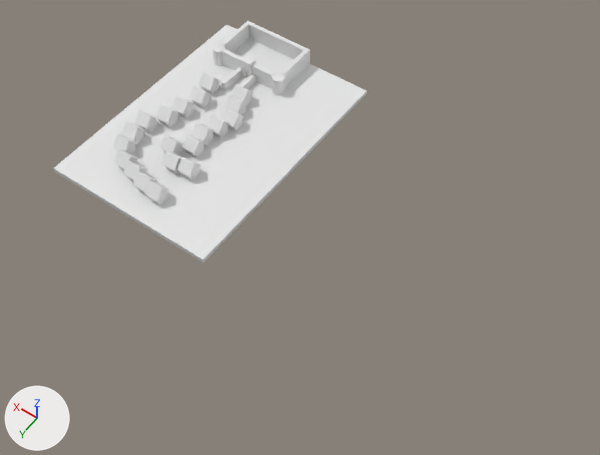
Before and after pictures for a commit that changed the Blender file Terrain.blend.
The view is the same before and after, from a 50 mm camera at (-188.0, 224.0, 259.0) aimed at (-72.0, 61.0, 2.0). The lights are fixed; the arrows at lower left show +X, +Y and +Z.

In view in the first picture: 'Castle', 'Terrain'.
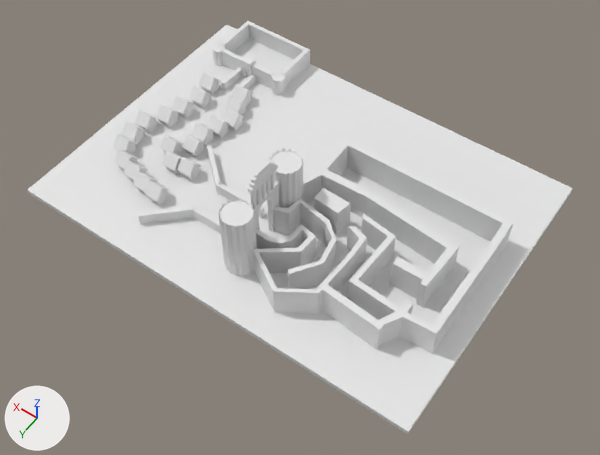
Pixel boxes [x1, y1, x2, y2] of what changed, in the pictures (600 x 455 px):
'Terrain', reshaped (74% wider, 72% taller): before [53, 25, 367, 263]; after [27, 25, 573, 434]
'Maze', added: after [253, 135, 514, 354]
'BigColumn1', added: after [218, 198, 257, 276]
'Bridge', added: after [138, 145, 264, 234]
'BigColumn2', added: after [269, 148, 303, 208]
'Enterance', added: after [248, 160, 280, 232]

The edits, one by one:
me_terrain has 8 vertices, 6 faces and spans x -51.2..29.9, y -57.9..57.9, z -3.0..-1.0.
me_terrain is used by ob_terrain; location (1.5, 35.7, 1.0).
Part 1, on me_terrain:
Vertex 0 of me_terrain moves from (-51.2, -57.9, -3.0) at pixel (366, 93) to (-151.3, -57.9, -3.0) at pixel (571, 191).
Vertex 1 of me_terrain moves from (-51.2, -57.9, -1.0) at pixel (366, 90) to (-151.3, -57.9, -1.0) at pixel (572, 188).
Vertex 2 of me_terrain moves from (-51.2, 57.9, -3.0) at pixel (203, 262) to (-151.3, 72.6, -3.0) at pixel (407, 434).
Vertex 3 of me_terrain moves from (-51.2, 57.9, -1.0) at pixel (203, 259) to (-151.3, 72.6, -1.0) at pixel (408, 431).
Vertex 6 of me_terrain moves from (29.9, 57.9, -3.0) at pixel (54, 171) to (29.9, 72.6, -3.0) at pixel (28, 193).
Vertex 7 of me_terrain moves from (29.9, 57.9, -1.0) at pixel (53, 168) to (29.9, 72.6, -1.0) at pixel (27, 189).
Mesh me_plane is new.
It has 198 vertices, 178 faces and spans x -72.3..8.8, y -58.3..19.6, z 0.0..13.4.
Mesh me_cylinder is new.
It has 64 vertices, 34 faces and spans x -1.0..1.0, y -1.0..1.0, z -1.0..35.0.
Mesh me_cube_001 is new.
It has 398 vertices, 219 faces and spans x -1.7..1.0, y -8.8..8.6, z -17.6..23.2.
Mesh me_cube is new.
It has 32 vertices, 24 faces and spans x -22.6..16.7, y -15.1..31.3, z -1.0..4.1.
Object 'Maze' (ob_maze) is new; it shows me_plane.
Its location is (-69.1, 77.0, 0.0).
Object 'BigColumn2' (ob_bigcolumn2) is new; it shows me_cylinder.
Its location is (-62.2, 56.3, 0.9).
Its scale is (6.39, 6.39, 0.858).
Object 'BigColumn1' (ob_bigcolumn1) is new; it shows me_cylinder.
Its location is (-62.3, 86.1, 0.9).
Its scale is (6.39, 6.39, 0.858).
Object 'Enterance' (ob_enterance) is new; it shows me_cube_001.
Its location is (-62.3, 71.3, 17.6).
Object 'Bridge' (ob_bridge) is new; it shows me_cube.
Its location is (-32.8, 63.5, 1.0).
